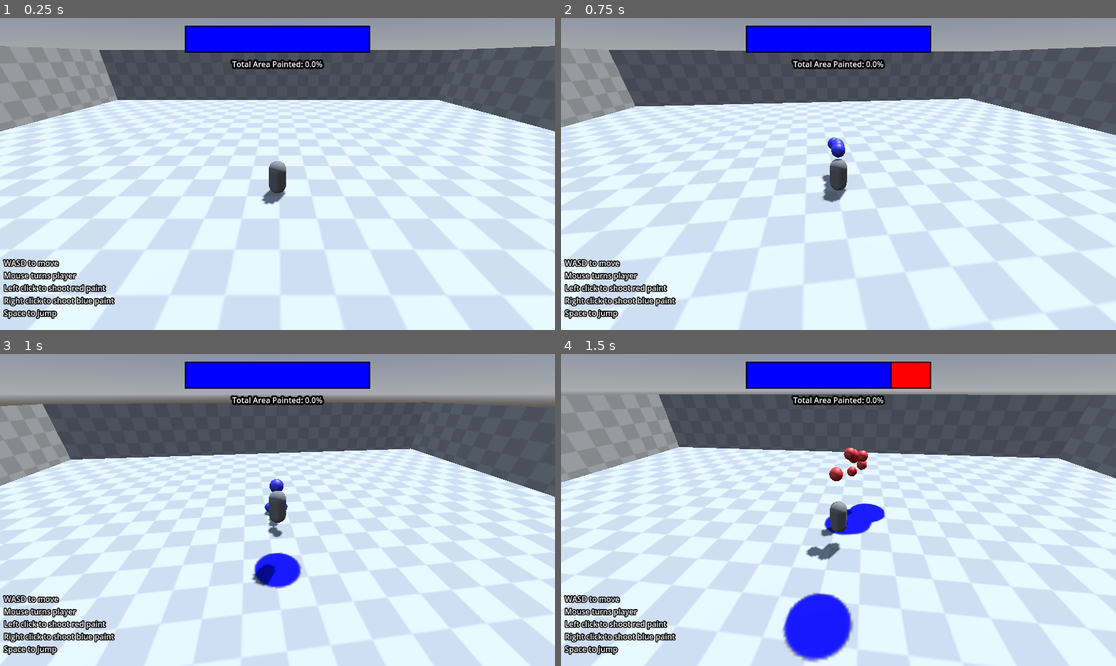
Above: before the commit, frames 1-4 (two rows, left to right).
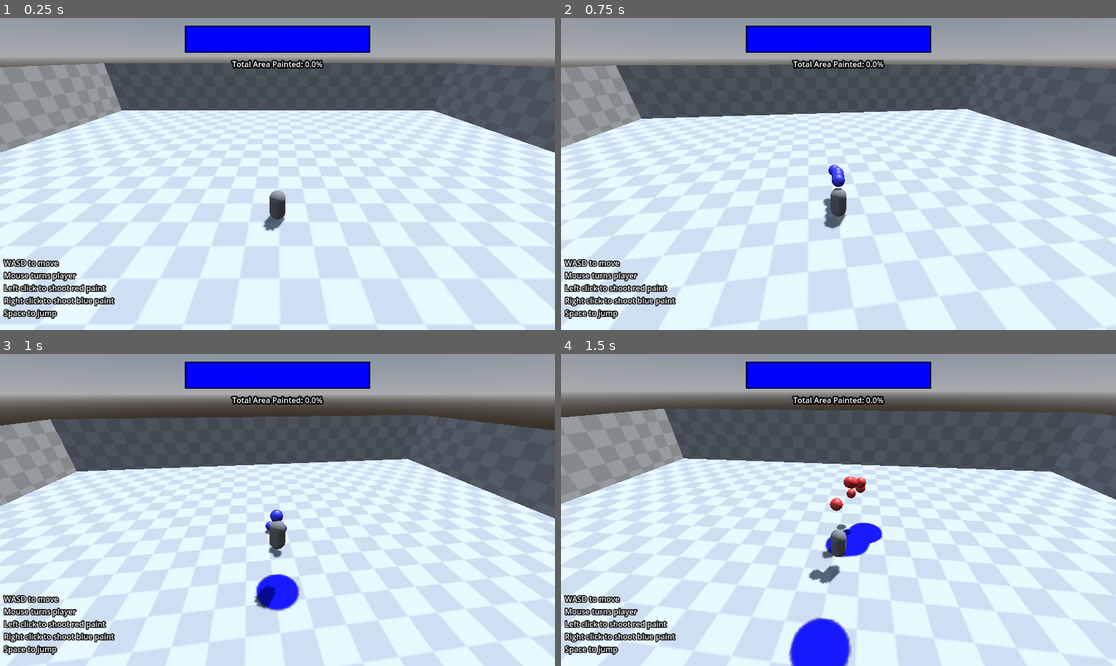
Above: after the commit, the same moments.

Repository: tossudev/godot-splatoon-paint
Game: Godot game, scene res://scenes/game.tscn
Two runs of this game, one before a commit and one after it. Both use one fixed random seed, a clock stepped at 60 frames per second and the inputs below.
Inputs (mouse positions are in pixels of both pictures, inside the frame that each line leads up to):
- Up to frame 1 (0.25 s): no input
- Up to frame 2 (0.75 s): tap Enter at 0.5 s; move the mouse to (866, 174) at 0.52 s; hold W (move_forward) from 0.53 s (still down); hold Right mouse button (shoot_blue) from 0.53 s (still down)
- Up to frame 3 (1 s): keep holding W (move_forward); keep holding Right mouse button (shoot_blue); tap Space (jump) at 0.77 s
- Up to frame 4 (1.5 s): keep holding W (move_forward); tap Enter at 1.25 s; move the mouse to (810, 510) at 1.27 s; release Right mouse button (shoot_blue) at 1.28 s; click (810, 510) at 1.35 s

The runs differ from the first frame. In frame 1, 32% of the frame differs, in the area x 0-100%, y 8-100%; in frame 2, 33%; in frame 3, 31%; in frame 4, 34%, in the area x 0-100%, y 2-100%.

Commit message:
minor fixes

Diff:
--- a/scenes/game.tscn
+++ b/scenes/game.tscn
@@ -131,6 +131,7 @@
 [node name="CameraPivot" type="Node3D" parent="."]
 
 [node name="AnglePivot" type="Node3D" parent="CameraPivot"]
+transform = Transform3D(1, 0, 0, 0, 1, 0, 0, 0, 1, 0, 1, 0)
 
 [node name="PlayerCamera" type="Camera3D" parent="CameraPivot/AnglePivot"]
 transform = Transform3D(1, 0, 0, 0, 0.866025, 0.5, 0, -0.5, 0.866025, 0, 3.5, 5)
@@ -170,7 +171,7 @@
 offset_top = 64.0
 offset_right = 1152.0
 offset_bottom = 128.0
-theme_override_constants/outline_size = 16
+theme_override_constants/outline_size = 12
 theme_override_font_sizes/font_size = 16
 text = "Total Area Painted: 0.0%"
 horizontal_alignment = 1
--- a/scripts/hud.gd
+++ b/scripts/hud.gd
@@ -1,4 +1,6 @@
 extends CanvasLayer
+
+const LERP_WEIGHT: float = 0.1
 
 @onready var score_calculator: Node = get_parent().get_node("ScoreCalculator")
 
@@ -12,11 +14,11 @@
 
 
 func _process(_delta: float) -> void:
-	score = score_calculator.score
+	score = lerp(score, score_calculator.score, LERP_WEIGHT)
 	total = score_calculator.total_pixels
 
 	red_score = score_calculator.red_pixels
-	blue_score = lerp(blue_score, score_calculator.blue_pixels, 0.1)
+	blue_score = lerp(blue_score, score_calculator.blue_pixels, LERP_WEIGHT)
 
 	if total == 0:
 		return
--- a/scripts/player.gd
+++ b/scripts/player.gd
@@ -6,7 +6,7 @@
 const JUMP_FORCE: float = 8.0
 const GRAVITY_FORCE: float = 0.35
 
-const MAX_LOOK_ANGLE: float = 30.0
+const MAX_LOOK_ANGLE: float = 40.0
 
 @onready var camera_pivot: Node3D = get_parent().get_node("CameraPivot")
 @onready var camera_angle_pivot: Node3D = get_parent().get_node("CameraPivot/AnglePivot")
